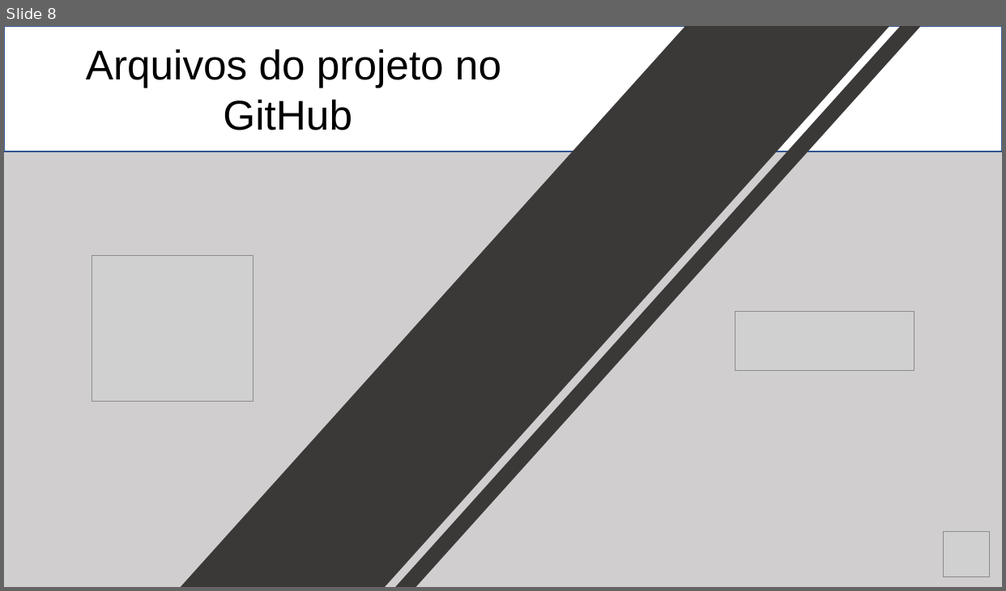
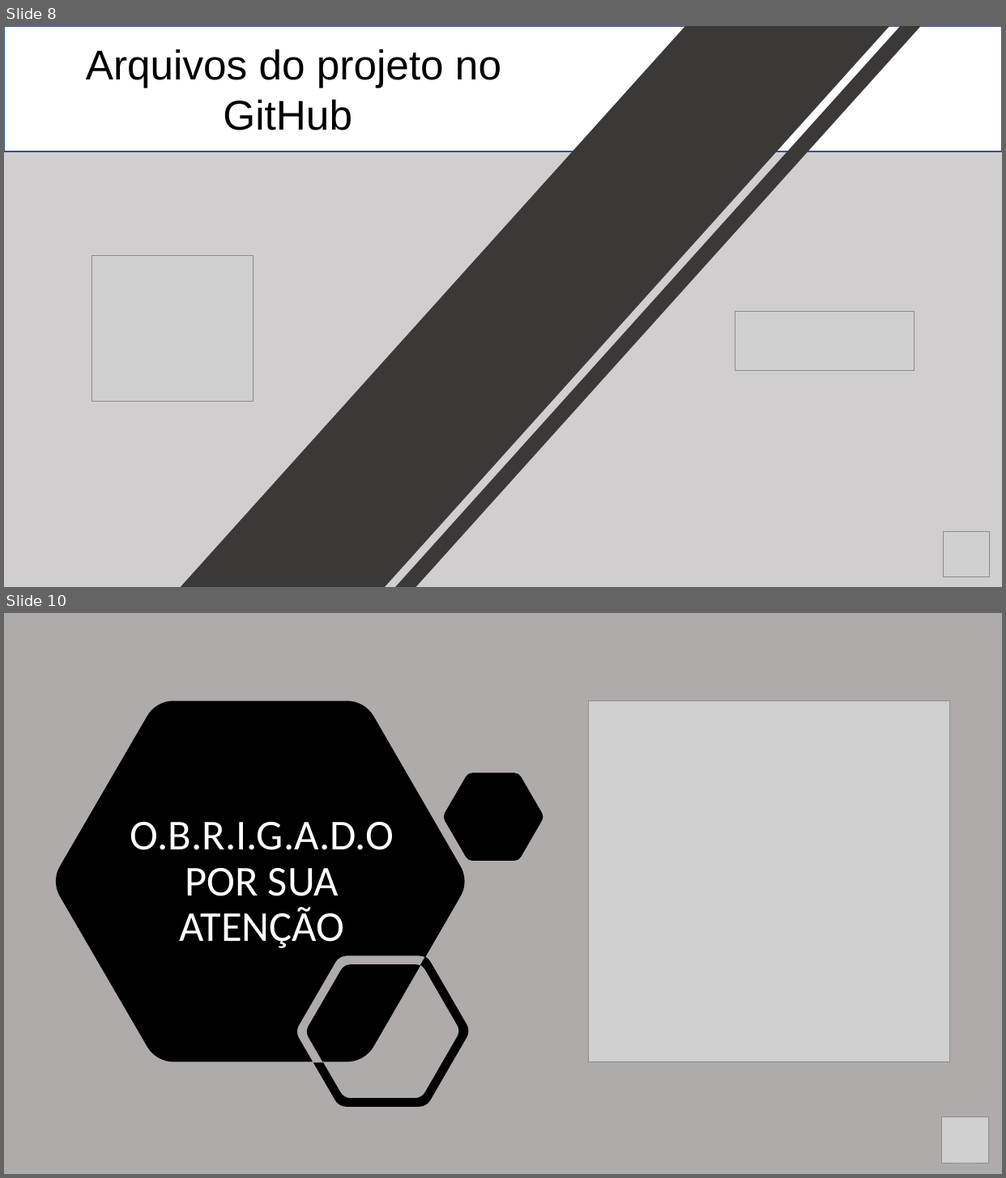
Before and after one commit to rafael-rochaalmeida/Harbor-Solutions, a slide deck: Sprint2/Documentação/Apresentação Sprint 2.pptx. Shown one above the other, each under a label of ours: slide 8 before the commit, slides 8 and 10 after it; the slides between them are not shown. The pictures are 1006x591 and 1006x1178 pixels, drawn with LibreOffice and Linux fonts; fonts in the diff are those of the drawing; grey boxes stand for pictures. Boxes give left, top, right and bottom in pixels: in the first picture for what was removed or moved away, otherwise in the second. Text is boxed around its words. In the diff, an @@ line names an element or a change of style, - is before the commit and + after.

```diff
--- a/Sprint2/Documentação/Apresentação Sprint 2.pptx
+++ b/Sprint2/Documentação/Apresentação Sprint 2.pptx
@@ slide 10 added at (4,613,1002,1174), background #AFABAB @@
@@ freeform shape added at (56,700,543,1107), fill #000000 @@
@@ picture added at (589,700,950,1063) @@
@@ text added at (130,822,394,948), 41 pt, text #FFFFFF @@
+O.B.R.I.G.A.D.O POR SUA ATENÇÃO
@@ picture added at (942,1118,988,1163) @@
```
Also in this commit, not shown: 1 slide changed.
